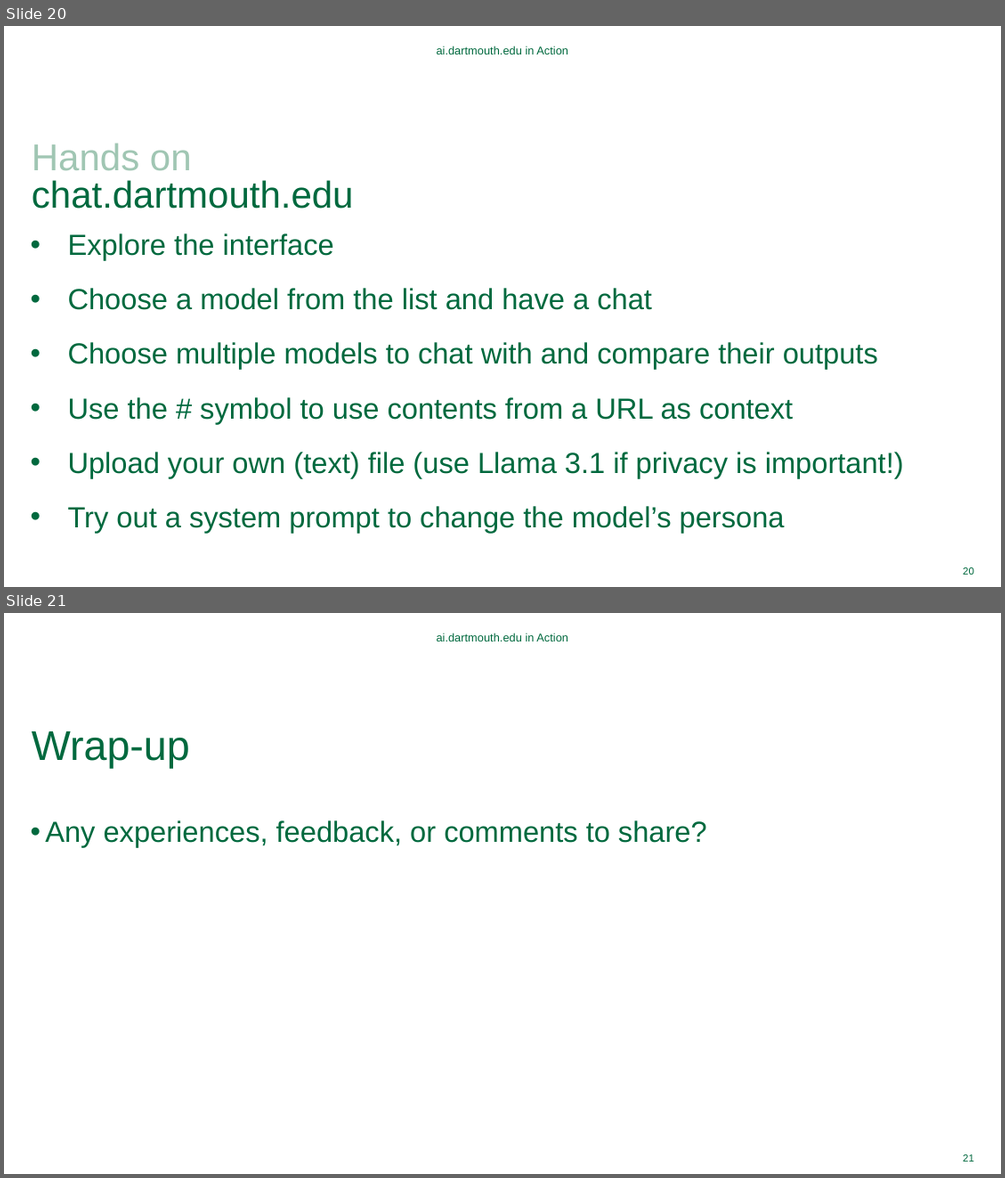
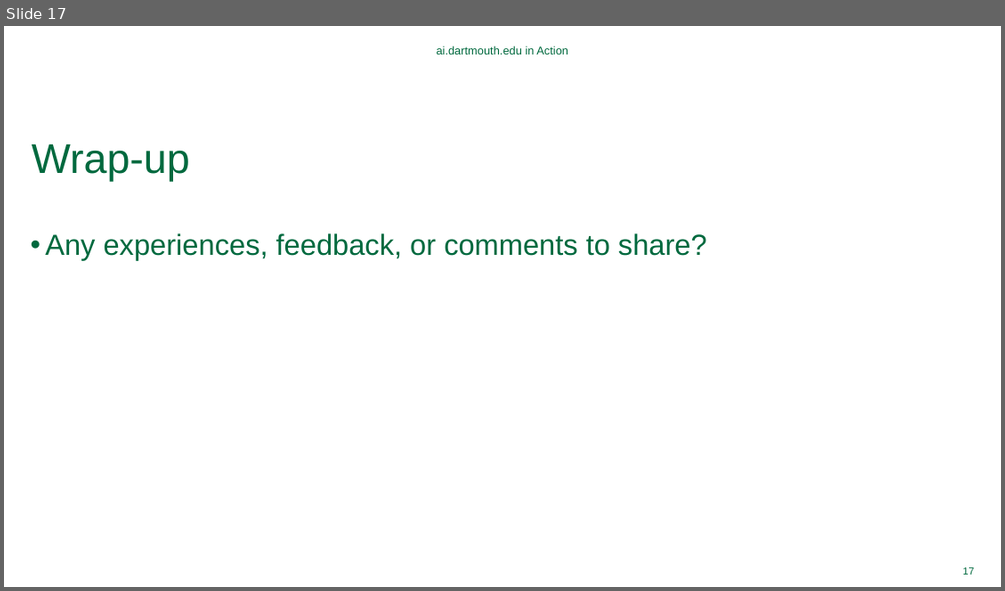
Before and after one commit to Dartmouth-Libraries/ai-project-showcase, a slide deck: ppt/2024-09-09-ai-project-showcase.pptx. Shown one above the other, each under a label of ours: slides 20 and 21 before the commit, slide 17 after it. The pictures are 1005x1178 and 1005x591 pixels, drawn with LibreOffice and Linux fonts; fonts in the diff are those of the drawing; background and template pictures are left out. Boxes give left, top, right and bottom in pixels: in the first picture for what was removed or moved away, otherwise in the second. Text is boxed around its words. In the diff, an @@ line names an element or a change of style, - is before the commit and + after.

```diff
--- a/ppt/2024-09-09-ai-project-showcase.pptx
+++ b/ppt/2024-09-09-ai-project-showcase.pptx
@@ slide 20 removed at (4,26,1001,587), background #FFFFFF @@
@@ text removed at (437,46,568,54) @@
-ai.dartmouth.edu in Action
@@ title removed at (32,143,354,208) @@
-Hands on
-chat.dartmouth.edu
@@ text removed at (68,233,904,532) @@
-• Explore the interface
-• Choose a model from the list and have a chat
-• Choose multiple models to chat with and compare their outputs
-• Use the # symbol to use contents from a URL as context
-• Upload your own (text) file (use Llama 3.1 if privacy is important!)
-• Try out a system prompt to change the model’s persona
@@ page number removed at (963,567,974,574) @@
-20
@@ what was slide 21 is now slide 17 @@
@@ page number at (963,567,974,574): text changed @@
-21
+17
```
Also in this commit, not shown: 2 slides changed, 3 other slides removed, 12 other files.
